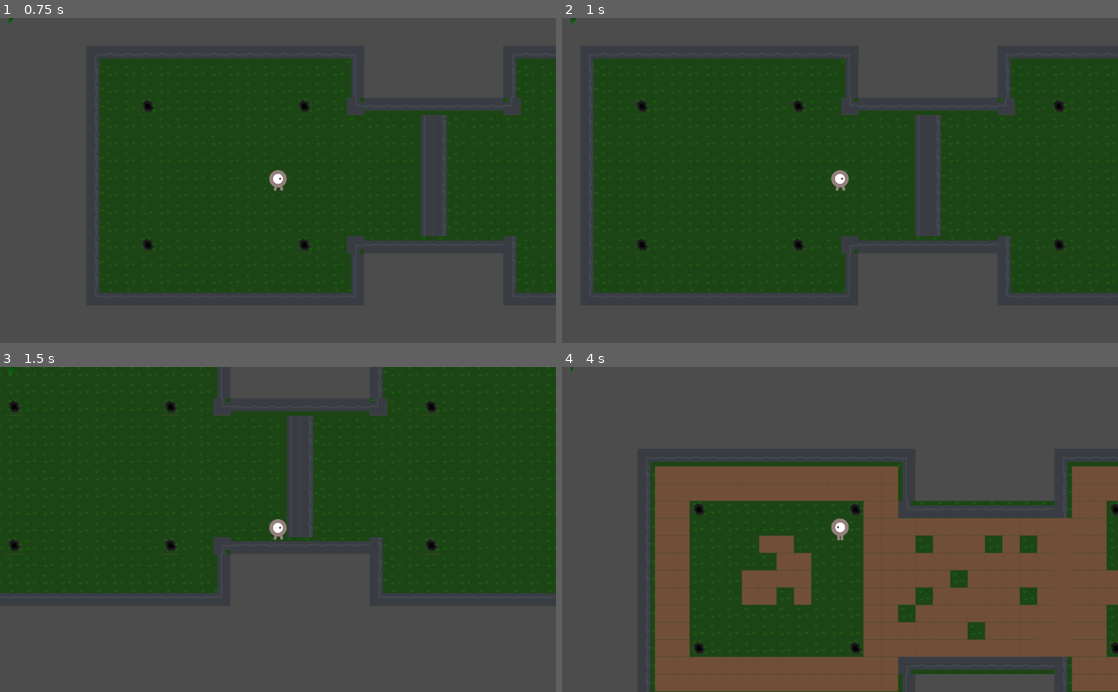
Above: before the commit, frames 1-4 (two rows, left to right).
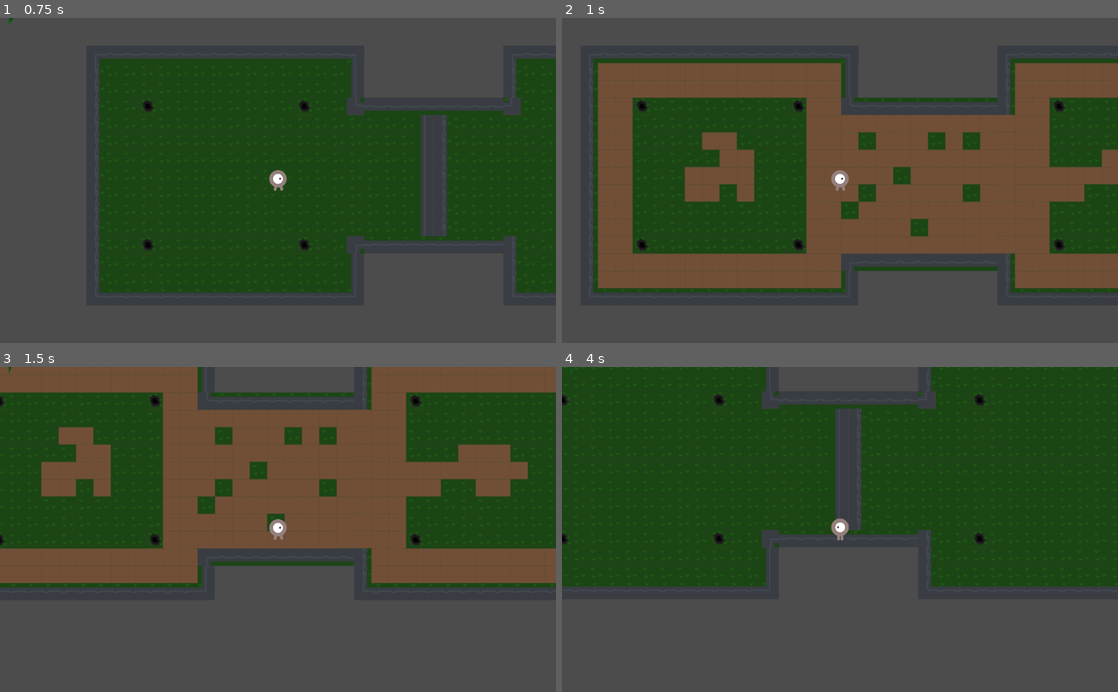
Above: after the commit, the same moments.

Repository: FiBe4000/Gamejam2022
Game: Godot game, scene res://src/Main.tscn
Two runs of this game, one before a commit and one after it. Both use one fixed random seed, a clock stepped at 60 frames per second and the inputs below.
Inputs:
- Up to frame 1 (0.75 s): tap Enter at 0.5 s; hold D (move_right) from 0.53 s (still down); hold Down (aim_down) from 0.53 s (still down)
- Up to frame 2 (1 s): keep holding D (move_right); keep holding Down (aim_down)
- Up to frame 3 (1.5 s): release D (move_right) at 1.28 s; release Down (aim_down) at 1.28 s; hold S (move_down) from 1.28 s (still down); tap Left (aim_left) at 1.35 s
- Up to frame 4 (4 s): release S (move_down) at 2.03 s; hold D (move_right) 2.03-2.78 s; hold Right (aim_right) 2.03-2.78 s; tap Space (shoot) at 2.75 s; hold W (move_up) 2.78-3.53 s; tap Up (aim_up) at 2.85 s; hold A (move_left) from 3.53 s (still down); hold Q (force_world_timeout) from 3.53 s (still down)

Frame 1 is identical in both runs. In frame 2, 39% of the frame differs, in the area x 1-100%, y 0-84%; in frame 3, 39%; in frame 4, 81%, in the area x 0-100%, y 0-100%.

Commit message:
Add Worldsystem compass logic

Diff:
--- a/src/Main.tscn
+++ b/src/Main.tscn
@@ -5,7 +5,8 @@
 [ext_resource path="res://src/Map.tscn" type="PackedScene" id=3]
 [ext_resource path="res://src/Map.gd" type="Script" id=4]
 [ext_resource path="res://src/Main.gd" type="Script" id=5]
-[ext_resource path="res://src/WorldSwitchTimer.gd" type="Script" id=6]
+[ext_resource path="res://src/WorldSystem.tscn" type="PackedScene" id=6]
+[ext_resource path="res://src/WorldSwitchTimer.gd" type="Script" id=7]
 
 [sub_resource type="OpenSimplexNoise" id=3]
 
@@ -26,9 +27,8 @@
 [node name="Player" parent="." instance=ExtResource( 2 )]
 
 [node name="WorldSwitchTimer" type="Timer" parent="."]
-wait_time = 10.0
 autostart = true
-script = ExtResource( 6 )
+script = ExtResource( 7 )
 
 [node name="HUD" type="CanvasLayer" parent="."]
 
@@ -43,4 +43,7 @@
 position = Vector2( 456, 344 )
 
 [connection signal="timeout" from="WorldSwitchTimer" to="Map" method="_on_WorldSwitchTimer_timeout"]
+[node name="WorldSystem" parent="." instance=ExtResource( 6 )]
+
 [connection signal="timeout" from="WorldSwitchTimer" to="HUD/TimerVisualizer" method="_on_WorldSwitchTimer_timeout"]
+[connection signal="timeout" from="WorldSwitchTimer" to="WorldSystem" method="_on_WorldSwitchTimer_timeout"]
--- /dev/null
+++ b/src/WorldSystem.gd
@@ -0,0 +1,54 @@
+extends Node
+
+
+signal next_world_change
+
+const WORLD = {
+  NORMAL=Vector2(0,1),
+  DARK=Vector2(0,-1),
+  ICE=Vector2(-1,0),
+  FIRE=Vector2(1,0),
+  VOID=Vector2()
+ }
+
+export var step_size = (PI/4)/4
+
+var next_world = WORLD.NORMAL
+var world_alignment = Vector2(0,1)
+
+
+func _ready():
+  pass # Replace with function body.
+
+
+func approach(world):
+  var error = world_alignment.angle_to(world)
+  var sig = sign(error)
+  var rot = min(abs(error), step_size)
+  rot = sig * rot
+  world_alignment = world_alignment.rotated(rot)
+  var new_world = get_aligned_world()
+  if new_world != next_world:
+    emit_signal("next_world_change")
+
+func get_aligned_world():
+  if world_alignment.x == 0 and world_alignment.y == 0:
+    return WORLD.VOID
+  var ang = world_alignment.angle()
+  var margin = PI/4
+  if within(ang, WORLD.NORMAL, margin):
+    return WORLD.NORMAL
+  if within(ang, WORLD.DARK, margin):
+    return WORLD.DARK
+  if within(ang, WORLD.ICE, margin):
+    return WORLD.ICE
+  if within(ang, WORLD.FIRE, margin):
+    return WORLD.FIRE
+
+func within(ang, world, margin):
+  var world_ang = world.angle()
+  return ang == clamp(ang, world_ang-margin, world_ang+margin)
+
+
+func _on_WorldSwitchTimer_timeout():
+  approach(WORLD.DARK)
--- /dev/null
+++ b/src/WorldSystem.tscn
@@ -0,0 +1,6 @@
+[gd_scene load_steps=2 format=2]
+
+[ext_resource path="res://src/WorldSystem.gd" type="Script" id=1]
+
+[node name="WorldSystem" type="Node"]
+script = ExtResource( 1 )
